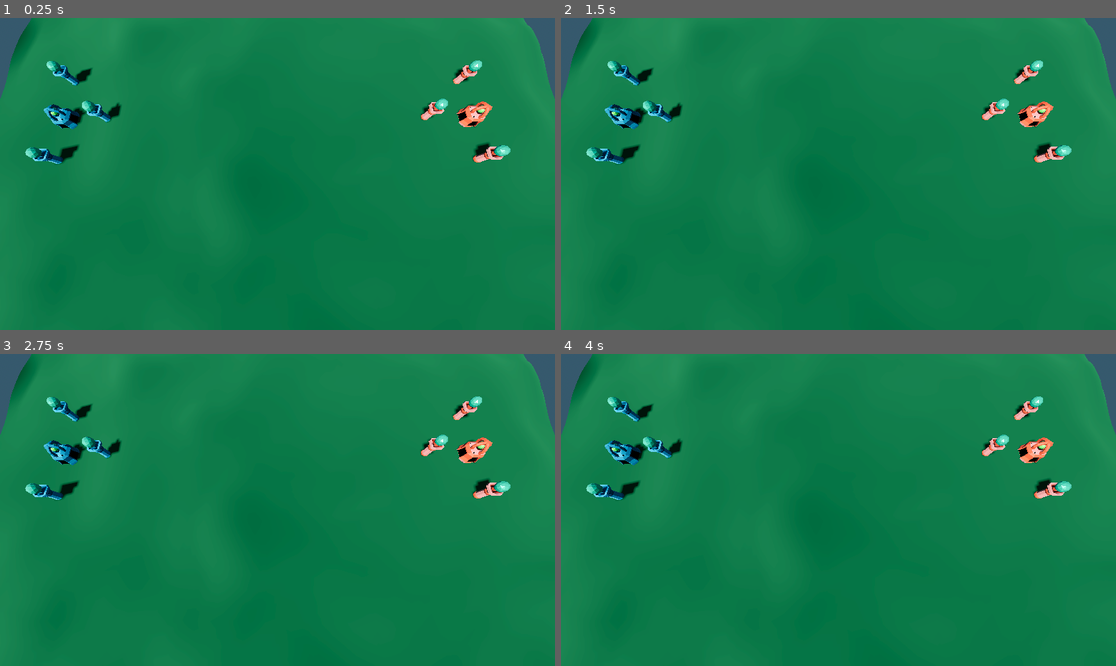
Above: before the commit, frames 1-4 (two rows, left to right).
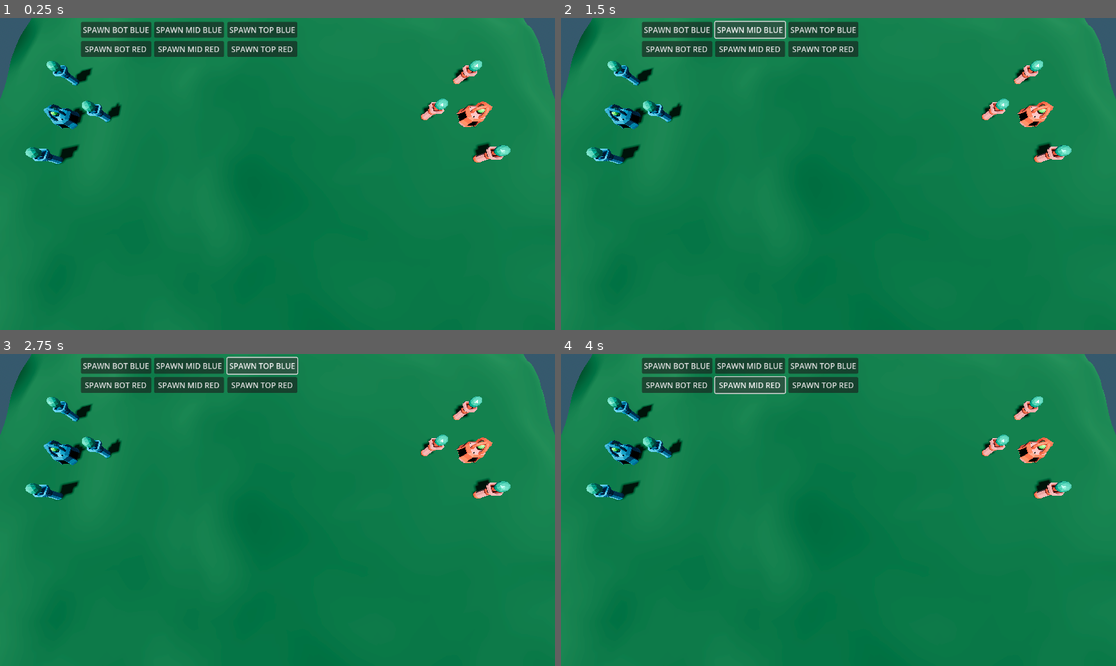
Above: after the commit, the same moments.

Repository: RadekGrzankowski/ChipsowyJam1
Game: Godot game, scene res://Scenes/Levels/wip_scene.tscn
The game is run twice, just before and just after one commit, with the same random seed, the same clock (stepped at 60 frames per second) and the same inputs.
Inputs (mouse positions are in pixels of both pictures, inside the frame that each line leads up to):
- Up to frame 1 (0.25 s): no input
- Up to frame 2 (1.5 s): click (677, 30) at 0.5 s, where only the run after the commit has a clickable "SPAWN BOT BLUE"; click (749, 30) at 1.25 s, where only the run after the commit has a clickable "SPAWN MID BLUE"
- Up to frame 3 (2.75 s): click (260, 366) at 2 s, where only the run after the commit has a clickable "SPAWN TOP BLUE"
- Up to frame 4 (4 s): click (677, 385) at 2.75 s, where only the run after the commit has a clickable "SPAWN BOT RED"; click (749, 385) at 3.5 s, where only the run after the commit has a clickable "SPAWN MID RED"

The runs differ from the first frame. In frame 1, 3.9% of the frame differs, in the area x 14-54%, y 1-13%; in frame 2, 4.0%, in the area x 14-54%, y 0-13%; in frame 3, 4.0%; in frame 4, 4.0%.

Commit message:
Spawners and UI

Diff:
--- /dev/null
+++ b/ChipsowyJam/Scenes/Levels/UI.gd
@@ -0,0 +1,12 @@
+extends Node3D
+@onready var blueDemon = preload("res://Scenes/Assets/Mobs/blue_demon.tscn")
+@onready var redDemon = preload("res://Scenes/Assets/Mobs/red_demon.tscn")
+
+# Called when the node enters the scene tree for the first time.
+func _ready():
+	pass # Replace with function body.
+
+
+# Called every frame. 'delta' is the elapsed time since the previous frame.
+func _process(delta):
+	pass
--- a/ChipsowyJam/Scenes/Levels/wip_scene.tscn
+++ b/ChipsowyJam/Scenes/Levels/wip_scene.tscn
@@ -6,6 +6,7 @@
 [ext_resource type="PackedScene" uid="uid://ctrqmvyc13uo" path="res://Scenes/Assets/tower_red.tscn" id="3_lgpwt"]
 [ext_resource type="PackedScene" uid="uid://k35yjc6xeque" path="res://Scenes/Assets/tower_blue.tscn" id="3_n8rwg"]
 [ext_resource type="PackedScene" uid="uid://4rrv3e1eqdmv" path="res://Scenes/Assets/nexus_blue.tscn" id="4_ma8xm"]
+[ext_resource type="Script" path="res://Scenes/Levels/UI.gd" id="7_jyse4"]
 
 [sub_resource type="ProceduralSkyMaterial" id="ProceduralSkyMaterial_trv5t"]
 ground_bottom_color = Color(0.298039, 0.407843, 0.470588, 1)
@@ -43,13 +44,13 @@
 [node name="TowerBlue3" parent="NexusBlue" instance=ExtResource("3_n8rwg")]
 transform = Transform3D(14.0693, 0, 0, 0, 4.12729, 0, 0, 0, 14.0693, -2.57733, 6.84706, 124.547)
 
-[node name="MidSpawner" type="Marker3D" parent="NexusBlue"]
+[node name="MidSpawnerBlue" type="Marker3D" parent="NexusBlue"]
 transform = Transform3D(1, 0, 0, 0, 0.48261, 0.875835, 0, -0.875835, 0.48261, 31.372, -8.8182, 0.689045)
 
-[node name="BotSpawner" type="Marker3D" parent="NexusBlue"]
+[node name="BotSpawnerBlue" type="Marker3D" parent="NexusBlue"]
 transform = Transform3D(1, 0, 0, 0, 0.48261, 0.875835, 0, -0.875835, 0.48261, 1.87201, -9.69578, 27.5047)
 
-[node name="TopSpawner" type="Marker3D" parent="NexusBlue"]
+[node name="TopSpawnerBlue" type="Marker3D" parent="NexusBlue"]
 transform = Transform3D(1, 0, 0, 0, 0.48261, 0.875835, 0, -0.875835, 0.48261, -1.80548, -8.06656, -32.3679)
 
 [node name="NexusRed" parent="." instance=ExtResource("2_1ajbf")]
@@ -65,13 +66,13 @@
 [node name="TowerRed3" parent="NexusRed" instance=ExtResource("3_lgpwt")]
 transform = Transform3D(-14.0693, 0, 1.22998e-06, 0, 4.12729, 0, -1.22998e-06, 0, -14.0693, 128.787, 10.197, -1.90735e-06)
 
-[node name="MidSpawner2" type="Marker3D" parent="NexusRed"]
+[node name="MidSpawnerRed" type="Marker3D" parent="NexusRed"]
 transform = Transform3D(1, 0, 0, 0, 0.48261, 0.875835, 0, -0.875835, 0.48261, 31.372, -8.8182, 0.689045)
 
-[node name="BotSpawner2" type="Marker3D" parent="NexusRed"]
+[node name="BotSpawnerRed" type="Marker3D" parent="NexusRed"]
 transform = Transform3D(1, 0, 0, 0, 0.48261, 0.875835, 0, -0.875835, 0.48261, 1.87201, -9.69578, 27.5047)
 
-[node name="TopSpawner2" type="Marker3D" parent="NexusRed"]
+[node name="TopSpawnerRed" type="Marker3D" parent="NexusRed"]
 transform = Transform3D(1, 0, 0, 0, 0.48261, 0.875835, 0, -0.875835, 0.48261, -1.80548, -8.06656, -32.3679)
 
 [node name="DirectionalLight3D" type="DirectionalLight3D" parent="."]
@@ -89,6 +90,55 @@
 transform = Transform3D(1, 0, 0, 0, 0.258819, 0.965926, 0, -0.965926, 0.258819, 0, 0, 0)
 current = true
 
+[node name="UI" type="Node3D" parent="CameraController/Camera3D"]
+script = ExtResource("7_jyse4")
+
+[node name="SPAWNBOTBLUE" type="Button" parent="CameraController/Camera3D/UI"]
+offset_left = 168.0
+offset_top = 8.0
+offset_right = 314.0
+offset_bottom = 41.0
+text = "SPAWN BOT BLUE"
+
+[node name="SPAWNMIDBLUE" type="Button" parent="CameraController/Camera3D/UI"]
+offset_left = 320.0
+offset_top = 8.0
+offset_right = 465.0
+offset_bottom = 41.0
+text = "SPAWN MID BLUE
+"
+
+[node name="SPAWNTOPBLUE" type="Button" parent="CameraController/Camera3D/UI"]
+offset_left = 472.0
+offset_top = 8.0
+offset_right = 617.0
+offset_bottom = 41.0
+text = "SPAWN TOP BLUE
+"
+
+[node name="SPAWNBOTRED" type="Button" parent="CameraController/Camera3D/UI"]
+offset_left = 168.0
+offset_top = 48.0
+offset_right = 314.0
+offset_bottom = 81.0
+text = "SPAWN BOT RED"
+
+[node name="SPAWNMIDRED" type="Button" parent="CameraController/Camera3D/UI"]
+offset_left = 320.0
+offset_top = 48.0
+offset_right = 465.0
+offset_bottom = 81.0
+text = "SPAWN MID RED
+"
+
+[node name="SPAWNTOPRED" type="Button" parent="CameraController/Camera3D/UI"]
+offset_left = 472.0
+offset_top = 48.0
+offset_right = 617.0
+offset_bottom = 81.0
+text = "SPAWN TOP RED
+"
+
 [node name="BotPathRed" type="Marker3D" parent="."]
 transform = Transform3D(1, 0, 0, 0, 1, 0, 0, 0, 1, 22.043, 2.02154, 17.0916)
 
Not shown: 1 places in ChipsowyJam/Scenes/Levels/wip_scene.tscn that only renumber resources
